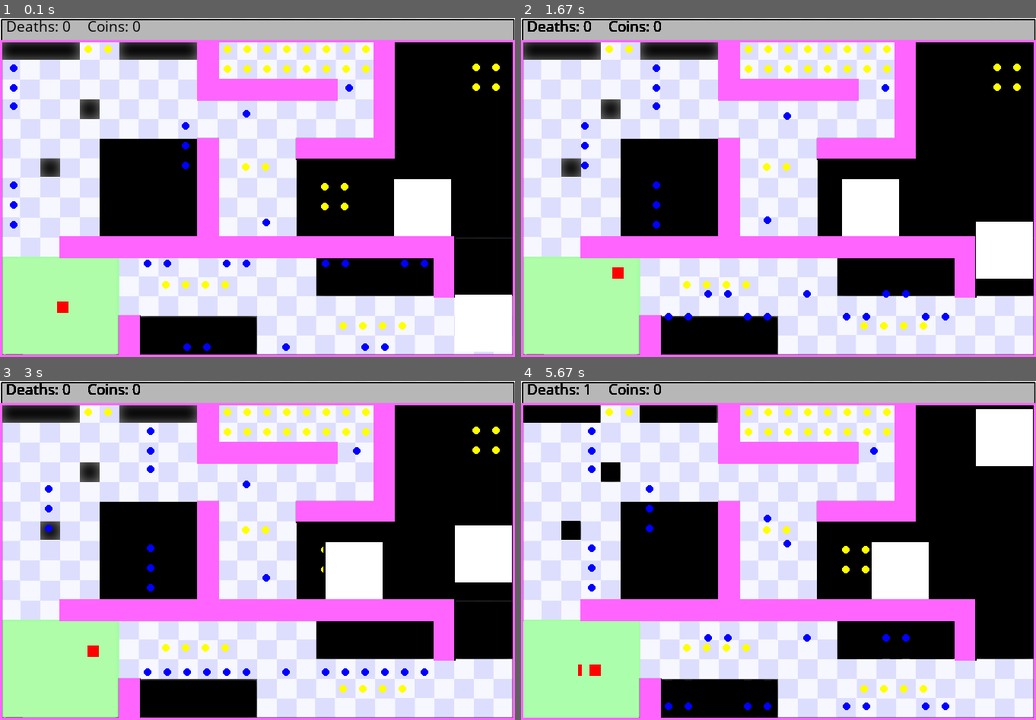
Above: before the commit, frames 1-4 (two rows, left to right).
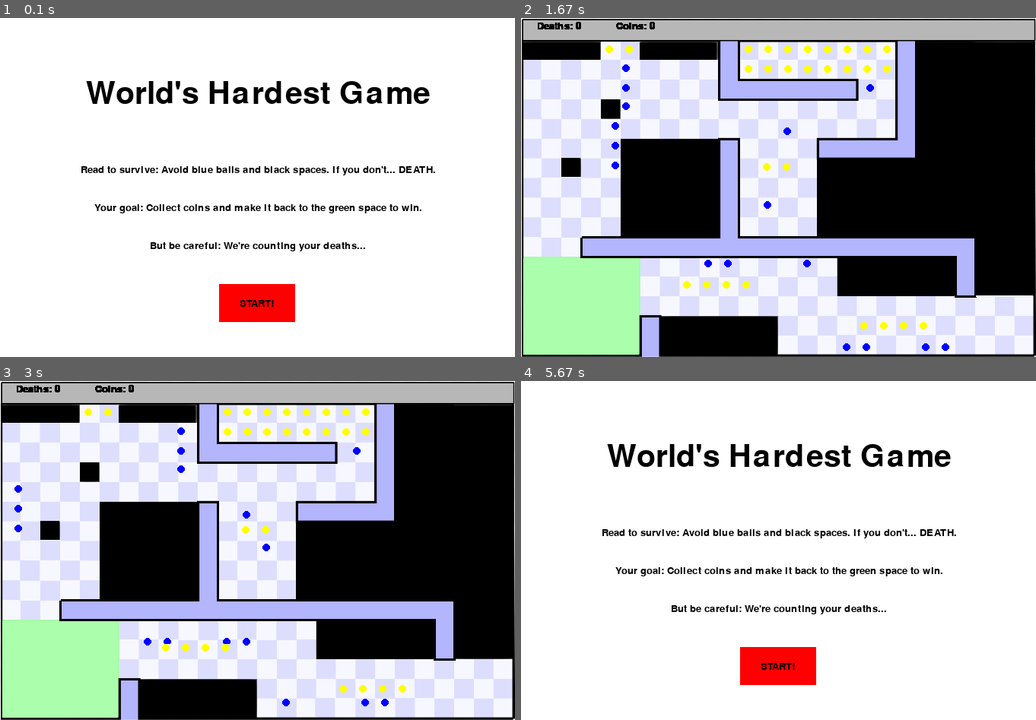
Above: after the commit, the same moments.

Repository: amangla20/CS550
Game: pygame game, started from WorldsHardestGame/worldshardest.py
The game is run twice, just before and just after one commit, with the same random seed, the same clock (stepped at 60 frames per second) and the same inputs.
Inputs (mouse positions are in pixels of both pictures, inside the frame that each line leads up to):
- Up to frame 1 (0.1 s): no input
- Up to frame 2 (1.67 s): press the mouse at (757, 201) at 0.37 s; move the mouse to (850, 190) at 0.47 s; release the mouse at (943, 177) at 0.6 s; hold Right 0.67-1.13 s; move the mouse to (757, 95) at 0.7 s; hold Up 1.17-1.63 s; move the mouse to (788, 72) at 1.2 s
- Up to frame 3 (3 s): hold Right 1.67-2.13 s; move the mouse to (242, 492) at 1.7 s; hold Left 2.17-2.7 s; hold Down from 2.73 s (still down)
- Up to frame 4 (5.67 s): release Down at 3.03 s; hold Right 3.9-4.53 s; hold Down 4.57-4.93 s; hold P from 5.47 s (still down); hold Right from 5.47 s (still down)

The runs differ from the first frame. In frame 1, 78% of the frame differs, in the area x 0-100%, y 0-100%; in frame 2, 21%; in frame 3, 21%; in frame 4, 77%.

Commit message:
comments!

Diff:
--- a/WorldsHardestGame/barriers.py
+++ b/WorldsHardestGame/barriers.py
@@ -1,12 +1,11 @@
+# import package for pygame, csv, and import the Create class from init_barrier.py in order to access getter and setter functions
 import pygame
 import csv
 from init_barrier import Create
+
+# Barriers class makes and displays the barriers/walls that are colored purple, green, or black on the background
 class Barriers():
-
-# def makeGreenSpace():
-# 	gs = Wall(3, 316, 152, 127, surface, 3)
-# 	gs.display()
-
+	# constructs the barrier/wall arrangement by taking in the surface and making a barriers list and taking in values from a csv file called barriers.csv which contains the parameters for walls in each column
 	def __init__(self, surface):
 		super().__init__()
 		self.surface = surface
@@ -16,8 +15,7 @@
 			for row in csv_reader:
 				self.barriers.append(Create(row[0], row[1], row[2], row[3], row[4]))
 
-
-
+	# use the getters and setters from init_barrier to, based on the kind of wall (1 = purple, 2 = black, 3 = green safe space) display the wall by getting the values of csv file that specifies the dimensions for that specific wall
 	def display(self, choice):
 		if choice == False:
 			for location in self.barriers:
@@ -32,7 +30,3 @@
 				elif location.getKind() == 3:
 					#green safe space
 					pygame.draw.rect(self.surface, (171, 254, 171), (location.getPosx(), location.getPosy(), location.getDimw(), location.getDimh()))
-				#self.display.update()
-
-	def collision(self):
-		pass
--- a/WorldsHardestGame/init_balls.py
+++ b/WorldsHardestGame/init_balls.py
@@ -1,5 +1,8 @@
+# import pygame package
 import pygame
+# class CreateBall creates the ball object (which can also create the moving blocks so it is extremely versatile as a game object class) and initializes the surface, x and y coordinates of the center of the ball or top left corner of the moving block, the upper and lower limits of oscillation, the speed, the kind (1, 2, 3 being balls and 4 and 5 being moving blocks) and the color of the ball object.
 class CreateBall:
+	# constructor for the CreateBall class initializes the attributes of the ball object as well as draws a white rectangle for moving blocks, a blue circle for the oscillating blue balls, and a yellow ball for the coins.
 	def __init__(self, surface, posx, posy, upperlim, lowerlim, speed, kind, rcolor, gcolor, bcolor):
 		self.surface = surface
 		self.posx = int(posx)
@@ -11,8 +14,10 @@
 		self.rcolor = int(rcolor)
 		self.gcolor = int(gcolor)
 		self.bcolor = int(bcolor)
+		# moving block
 		if self.kind == 4 or self.kind == 5:
 			self.image = pygame.draw.rect(self.surface, (self.rcolor, self.gcolor, self.bcolor), [self.posx, self.posy, 75, 75])
+		# balls/coins
 		else:
 			self.image = pygame.draw.circle(self.surface, (self.rcolor, self.gcolor, self.bcolor), [self.posx, self.posy], 5)
 
@@ -21,26 +26,31 @@
 	# 	for piece in self.balls:
 	# 		if piece.kind == "1":
 	# 			pygame.draw.circle(self.surface, (int(rcolor), int(gcolor), int(bcolor)), [int(piece.posx), int(newposy)], 5)
+	# oscillate either vertically or horizontally
 	def oscillate_direction(self):
 		if self.kind == 1 or self.kind == 4:
 			self.oscillate_vertical()
 		elif self.kind == 2 or self.kind == 3 or self.kind == 5:
 			self.oscillate_horizontal()
-
+	# oscillate vertically
 	def oscillate_vertical(self):
+		# constraints on y position based on upper and lower limits
 			if self.posy >= self.lowerlim:
 				self.speed = -1 * self.speed
 			if self.posy <= self.upperlim:
 				self.speed = -1 * self.speed
+			# add the "speed" every time the loop runs to increment the y position
 			newposy = self.posy + self.speed
-
+			# redraw the ball object
 			self.__init__(self.surface, self.posx, newposy, self.upperlim, self.lowerlim, self.speed, self.kind, self.rcolor, self.gcolor, self.bcolor)
-
+	# oscillate horizontally
 	def oscillate_horizontal(self):
+		# constraints on y position based on upper and lower limits
 			if self.posx <= self.lowerlim:
 				self.speed = -1 * self.speed
 			if self.posx >= self.upperlim:
 				self.speed = -1 * self.speed
+			# add the "speed" every time the loop runs to increment the y position
 			newposx = self.posx + self.speed
-
+			# redraw the ball object
 			self.__init__(self.surface, newposx, self.posy, self.upperlim, self.lowerlim, self.speed, self.kind, self.rcolor, self.gcolor, self.bcolor)
--- a/WorldsHardestGame/init_barrier.py
+++ b/WorldsHardestGame/init_barrier.py
@@ -1,4 +1,7 @@
+# initializing the barriers/walls class
+# this class uses getters and setters to get the x position and y position of the top left corner of the walls since they are "rects", and the width and height dimensions of the walls. It also uses getters and setters to get the kind of the barrier, where there are three different types of barriers that appear in different colors on the screen.
 class Create:
+	# constructor of the Create class to construct the barriers
 	def __init__(self, posx, posy, dimw, dimh, kind):
 		self.posx = int(posx)
 		self.posy = int(posy)
@@ -6,6 +9,7 @@
 		self.dimh = int(dimh)
 		self.kind = int(kind)
 
+	# getters and setters
 	def getPosx(self):
 		return self.posx
 	def setPosx(self):
--- a/WorldsHardestGame/worldshardest.py
+++ b/WorldsHardestGame/worldshardest.py
@@ -5,72 +5,13 @@
 from player2 import Player
 import math
 
-gameState = 0
-got_coins = False
+
 pygame.display.init()
 pygame.init()
 Clock = pygame.time.Clock()
 surface = pygame.display.set_mode((677,446))
 wall = Barriers(surface)
-wall.display(True)
-def loadBackground():
-	surface.blit(background, rect)
-	wall.display(True)
-	player = Player(surface, background, 75, 373, (255,0,0),15,15)
-	for ball in balls:
-		surface.blit(background, ball.image, ball.image)
-		ball.oscillate_direction()
-def text_display(message, size, posx, posy, color):
-	text_font = pygame.font.SysFont("comicsansms", size)
-	text = text_font.render(message, True, color)
-	text_rect = text.get_rect()
-	text_rect.center = (posx, posy)
-	surface.blit(text, text_rect)
-def button(message, size, x,y,w,h,inactive_c,active_c):
-	global gameState
-	mouse = pygame.mouse.get_pos()
-	click = pygame.mouse.get_pressed()
-	if x+w > mouse[0] > x and y+h > mouse[1] > y:
-		pygame.draw.rect(surface, active_c,(x,y,w,h))
-		if click[0] == 1:
-			gameState += 1
-	else:
-		pygame.draw.rect(surface, inactive_c,(x,y,w,h))
-
-		btn_font = pygame.font.SysFont("comicsansms",size)
-		btn = btn_font.render(message, True, (0, 0, 0))
-		btn_rect = btn.get_rect()
-		btn_rect.center = (x + (w/2), (y + (h/2)))
-		surface.blit(btn, btn_rect)
-def instruct_screen():
-	surface.fill((255, 255, 255))
-	text_display("HOW TO PLAY", 20, 677/2, 446/2, (0, 0, 0))
-	button("CONTINUE (IF YOU DARE)", 20, 677/2, 446 * 2/3, 200, 50, (255, 0, 0), (180, 0, 0))
-
-def start_screen():
-	surface.fill((255, 255, 255))
-	text_display("WELCOME TO THE WORLD'S HARDEST GAME! CLICK START TO BEGIN, THOUGH I THINK IT'S FUNNY YOU THINK YOU CAN BEAT ME.", 10, 677/2, 446/2, (0, 0, 0))
-	button("START!", 677/2, 446 * 2/3, 200, 50, (0, 255, 0), (0, 180, 0))
-
-
-# instruct_screen()
-# start_screen()
-death = 0
-coins = 0
-safe = False
-total_coins = 0
-coins_gotten = []
-done = False
-noMoveLeft = False
-noMoveRight = False
-noMoveUp = False
-noMoveDown = False
-background = pygame.image.load('background.png')
-background = pygame.transform.scale(background,(677,446))
-rect = background.get_rect()
-rect = rect.move((0,0))
-surface.blit(background,rect)
-
+wall.display(1)
 
 def load_balls():
 	balls = []
@@ -78,18 +19,48 @@
 		csv_reader = csv.reader(csv_file, delimiter=',')
 		for row in csv_reader:
 			balls.append(CreateBall(surface, row[0], row[1], row[2], row[3], row[4], row[5], row[6], row[7], row[8]))
-			#print(row)
+
 	return balls
 
 
 balls = load_balls()
 
-
-
-#player = Player(surface, background, (255, 0, 0), 15, 15)
-player = Player(surface, background, 75, 373, (255,0,0),15,15)
-
-
+def loadBackground():
+	surface.blit(background, rect)
+	wall.display(1)
+	player = Player(surface, background, 75, 373, (255,0,0),15,15)
+	for ball in balls:
+		surface.blit(background, ball.image, ball.image)
+		ball.oscillate_direction()
+
+def text_display(message, size, posx, posy, color):
+	text_font = pygame.font.SysFont("freesansbold.ttf", size)
+	text = text_font.render(message, True, color)
+	text_rect = text.get_rect()
+	text_rect.center = (posx, posy)
+	surface.blit(text, text_rect)
+
+
+death = 0
+coins = 0
+safe = True
+total_coins = 0
+coins_gotten = []
+all_coins = False
+
+done = False
+
+noMoveLeft = False
+noMoveRight = False
+noMoveUp = False
+noMoveDown = False
+
+
+background = pygame.image.load('background.png')
+background = pygame.transform.scale(background,(677,446))
+rect = background.get_rect()
+rect = rect.move((0,0))
+surface.blit(background,rect)
 
 def collision_detection():
 	global death
@@ -100,28 +71,22 @@
 	global noMoveRight
 	global noMoveUp
 	global noMoveDown
+	global all_coins
 	noMoveRight = False
 	noMoveLeft = False
 	noMoveUp = False
 	noMoveDown = False
 	for ball in balls:
-		# position of bottom right corner of player is (posx + 15, posy + 15)
-		# center of player is (posx + 7.5, posy + 7.5)
 		if math.sqrt(((player.posx+7.5)- ball.posx)**2 + ((player.posy+7.5) - ball.posy)**2) < 12:
-			print(ball.kind)
 			if ball.kind == 1 or ball.kind == 2:
-				death += 1
-				coins = 0
-				for ball in coins_gotten:
-					balls.append(ball)
-					# coins_gotten.remove(ball)
-				for ball in coins_gotten:
-					coins_gotten.remove(ball)
-				player.posx = 75
-				player.posy = 373
-				loadBackground()
-				#player.posx = 75
-				#player.posy = 373
+				pass
+				# death += 1
+				# coins = 0
+				# for ball in coins_gotten:
+				# 	balls.append(ball)
+				# player.posx = 75
+				# player.posy = 373
+				# loadBackground()
 			elif ball.kind == 3:
 				coins += 1
 				balls.remove(ball)
@@ -134,17 +99,14 @@
 				coins = 0
 				for ball in coins_gotten:
 					balls.append(ball)
-				for ball in coins_gotten:
-					coins_gotten.remove(ball)
-					# coins_gotten.remove(ball)
 				player.posx = 75
 				player.posy = 373
 				loadBackground()
 
-			if barrier.getKind() == 3 and safe == True:
+			if barrier.getKind() == 3:
 				checkCoins()
-				if got_coins == True:
-					gameState += 1
+				if all_coins == True:
+					win_screen()
 
 			if barrier.getKind() == 1:
 				if player.posx <= barrier.getPosx():
@@ -161,113 +123,126 @@
 			if ball.kind == 4:
 				safe = True
 				if ball.speed > 0:
-					surface.blit(ball.surface, player.image, player.image)
-					player.moveDown(3)
-					pygame.display.update()
+					surface.blit(background, player.image, player.image)
+					if player.posy<443:
+						player.moveDown(3)
+				elif ball.speed < 0:
+					surface.blit(background, player.image, player.image)
+					player.moveUp(3)
+				pygame.display.update()
+			elif ball.kind == 5:
+				safe = True
 				if ball.speed < 0:
-					surface.blit(ball.surface, player.image, player.image)
-					player.moveUp(3)
-					pygame.display.update()
-			# if ball.kind == 5:
-			# 	safe = True
-			# 	if ball.speed < 0:
-			# 		player.moveLeft(3)
-			# 	if ball.speed > 0:
-			# 		player.moveRight(3)
+					player.moveLeft(3)
+				elif ball.speed > 0:
+					player.moveRight(3)
+				pygame.display.update()
 
 			else:
-				safe = False
-				#player = Player(surface, background, ball.posx, ball.posy, (255,0,0),15,15)
-
+				pass
+				# safe = False
+
+def game_intro():
+	global player
+	global death
+	global coins
+	death = 0
+	coins = 0
+	total_coins = 0
+	intro = True
+
+	while intro:
+		for event in pygame.event.get():
+			if event.type == pygame.QUIT:
+				pygame.quit()
+				quit()
+		surface.fill((255,255,255))
+
+		text_display("World's Hardest Game", 60, (677/2), 100, (0,0,0))
+		text_display("Read to survive: Avoid blue balls and black spaces. If you don't... DEATH.", 20, (677/2), 200, (0,0,0))
+		text_display("Your goal: Collect coins and make it back to the green space to win.", 20, (677/2), 250, (0,0,0))
+		text_display("But be careful: We're counting your deaths...", 20, (677/2), 300, (0,0,0))
+
+		pygame.draw.rect(surface, (255,0,0), (288, 350, 100, 50))
+		text_display("START!", 20, 337, 375, (0,0,0))
+
+		pygame.display.update()
+		Clock.tick(15)
+
+		click = pygame.mouse.get_pressed()
+		if click[0] == 1:
+			background = pygame.image.load('background.png')
+			background = pygame.transform.scale(background,(677,446))
+			rect = background.get_rect()
+			rect = rect.move((0,0))
+			surface.blit(background,rect)
+			player = Player(surface, background, 75, 373, (255,0,0),15,15)
+			break
+
+game_intro()
+total_coins = 0
 for ball in balls:
 	if ball.kind == 3:
 		total_coins += 1
+print(total_coins)
+
 def checkCoins():
+	global all_coins
+	global win
 	if len(coins_gotten) >= total_coins:
-		# will convert to textual message
-		print("Ok, so now you have all of the coins! You just have to survive to make it to home base in order to win the world's hardest game.")
-		got_coins = True
+		all_coins = True
+		win = True
+
 
 def win_screen():
-	surface.fill(255, 255, 255)
-	text_display("YOU WON!", 50, 677/2, 446/2, (0, 0, 0))
+	text_display("YOU WON!", 30, 60, 370, (0, 0, 0))
+	text_display("Press P to play again and Q to quit.", 17, 60, 400, (0, 0, 0))
+
+
 while not done:
+	position = pygame.mouse.get_pos()
+	collision_detection()
+	text_display("Deaths: " + str(death), 20, 50, 10, (0, 0, 0))
+	text_display("Coins: " + str(coins), 20, 150, 10, (0, 0, 0))
+	for ball in balls:
+		surface.blit(background, ball.image, ball.image)
+		ball.oscillate_direction()
+
+
 	for event in pygame.event.get():
 		if event.type == pygame.QUIT:
 			done = True
 		elif event.type == pygame.KEYDOWN:
 			if event.key == pygame.K_q:
 				done = True
-	location = pygame.mouse.get_pos()
-	print(location)
-	print("Game State: " + str(gameState))
-	if gameState == 0:
-		# instruct_screen()
-		pass
-	elif gameState == 1:
-		# start_screen()
-		pass
-	elif gameState == 2:
-		pass
-	elif gameState == 3:
-		win_screen()
-	print(death)
-	print(coins)
-	print(len(coins_gotten))
-	collision_detection()
-	# wall_collision()
-	text_display("Deaths: " + str(death), 20, 50, 10, (0, 0, 0))
-	text_display("Coins: " + str(coins), 20, 150, 10, (0, 0, 0))
-	# font = pygame.font.SysFont("comicsansms", 20)
-	# death_text = font.render("hey", True, (0, 0, 0))
-	# death_rect = death_text.get_rect()
-	# death_rect.center = (x + (w/2), (y + (h/2)))
-	# surface.blit(death_text, death_rect)
-	for ball in balls:
-		surface.blit(background, ball.image, ball.image)
-		ball.oscillate_direction()
-
-
-	for event in pygame.event.get():
-		if event.type == pygame.QUIT:
-			done = True
+			elif event.key == pygame.K_p:
+				game_intro()
+
 	keys = pygame.key.get_pressed()
 	if keys[pygame.K_LEFT]:
 		if player.posx > 5:
 			if noMoveLeft == False:
 				surface.blit(background, player.image, player.image)
 				player.moveLeft(5)
-			else:
-				pass
 
 	if keys[pygame.K_RIGHT]:
-		#if player.rect.x < 677 - player.rect.width:
 		if player.posx < 671 - player.width:
 			if noMoveRight == False:
 				surface.blit(background, player.image, player.image)
 				player.moveRight(5)
-			else:
-				pass
 
 	if keys[pygame.K_UP]:
-		#if player.rect.y > 0:
 		if player.posy > 34:
 			if noMoveUp == False:
 				surface.blit(background, player.image, player.image)
 				player.moveUp(5)
 
-			else:
-				pass
-
 	if keys[pygame.K_DOWN]:
-		#if player.rect.y < 446 - player.rect.height:
 		if player.posy < 442 - player.height:
 			if noMoveDown == False:
 				surface.blit(background, player.image, player.image)
 				player.moveDown(5)
-			else:
-				pass
-	wall.display(False)
+
+	wall.display(2)
 	msElapsed = Clock.tick(20)
 	pygame.display.flip()
-pygame.quit()
